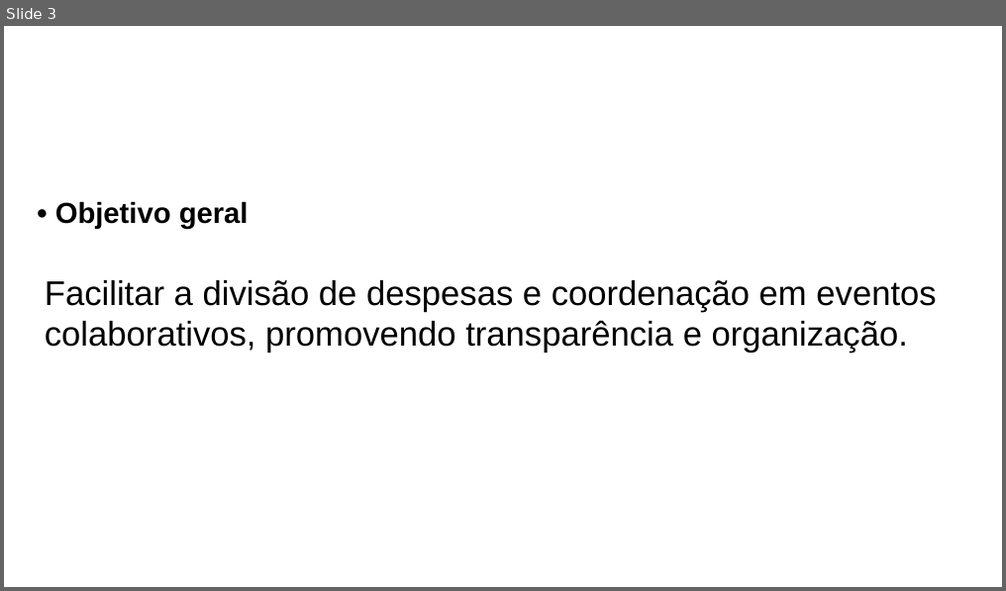
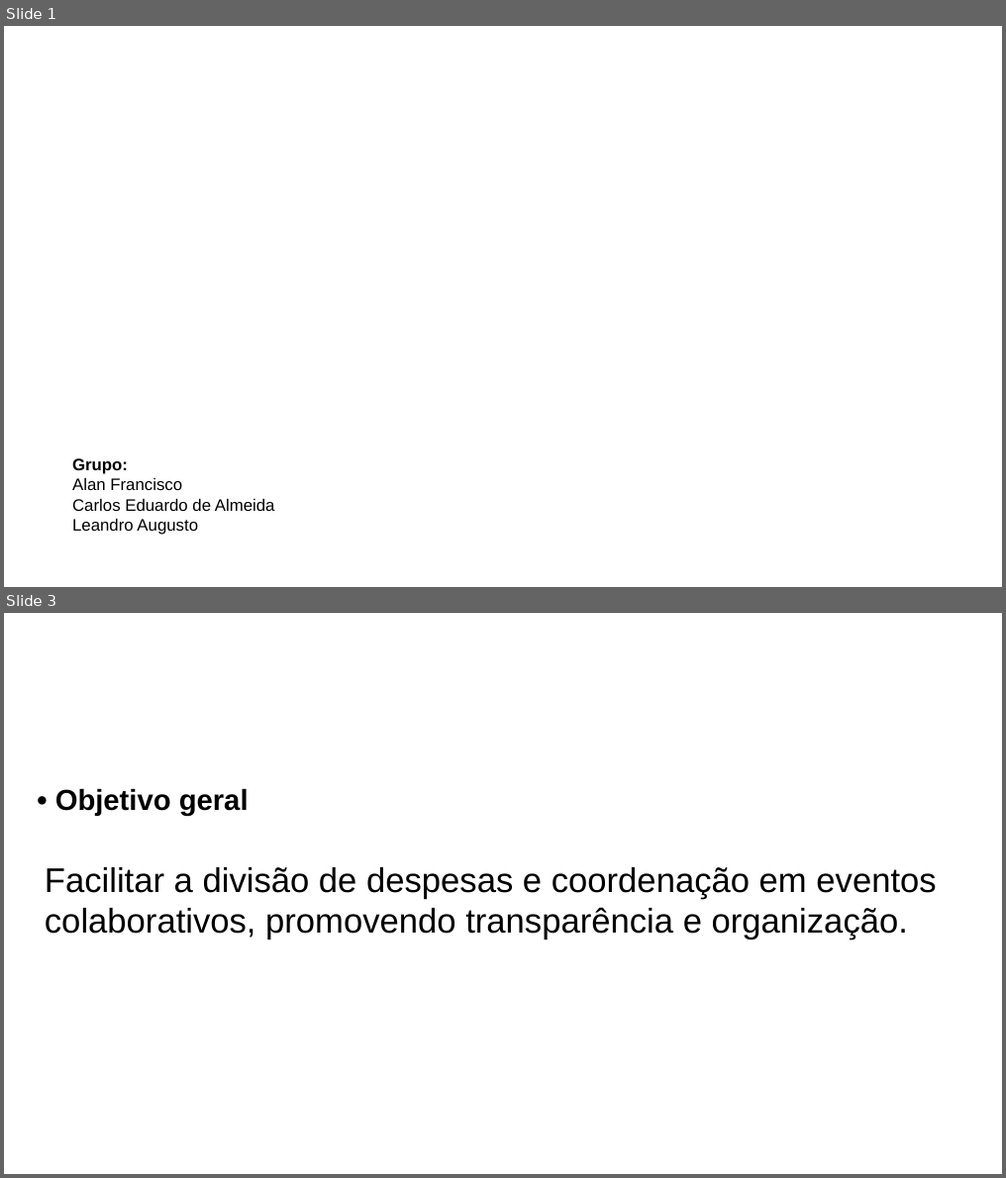
Before and after one commit to alanfranciscos/faitec-2024, a slide deck: docs/Eventify_PowerPoint.pptx. Shown one above the other, each under a label of ours: slide 3 before the commit, slides 1 and 3 after it; the slides between them are not shown. The pictures are 1006x591 and 1006x1178 pixels, drawn with LibreOffice and Linux fonts; fonts in the diff are those of the drawing; background and template pictures are left out. Boxes give left, top, right and bottom in pixels: in the first picture for what was removed or moved away, otherwise in the second. Text is boxed around its words. In the diff, an @@ line names an element or a change of style, - is before the commit and + after.

```diff
--- a/docs/Eventify_PowerPoint.pptx
+++ b/docs/Eventify_PowerPoint.pptx
@@ slide 1 added at box(4, 26, 1002, 587), background picture (left out) @@
@@ text added at box(72, 459, 275, 535), 32 pt, text #000000 @@
+Grupo:
+Alan Francisco
+Carlos Eduardo de Almeida
+Leandro Augusto
```
Also in this commit, not shown: 1 slide changed, 8 other slides added, 4 slides removed, 2 other files.
